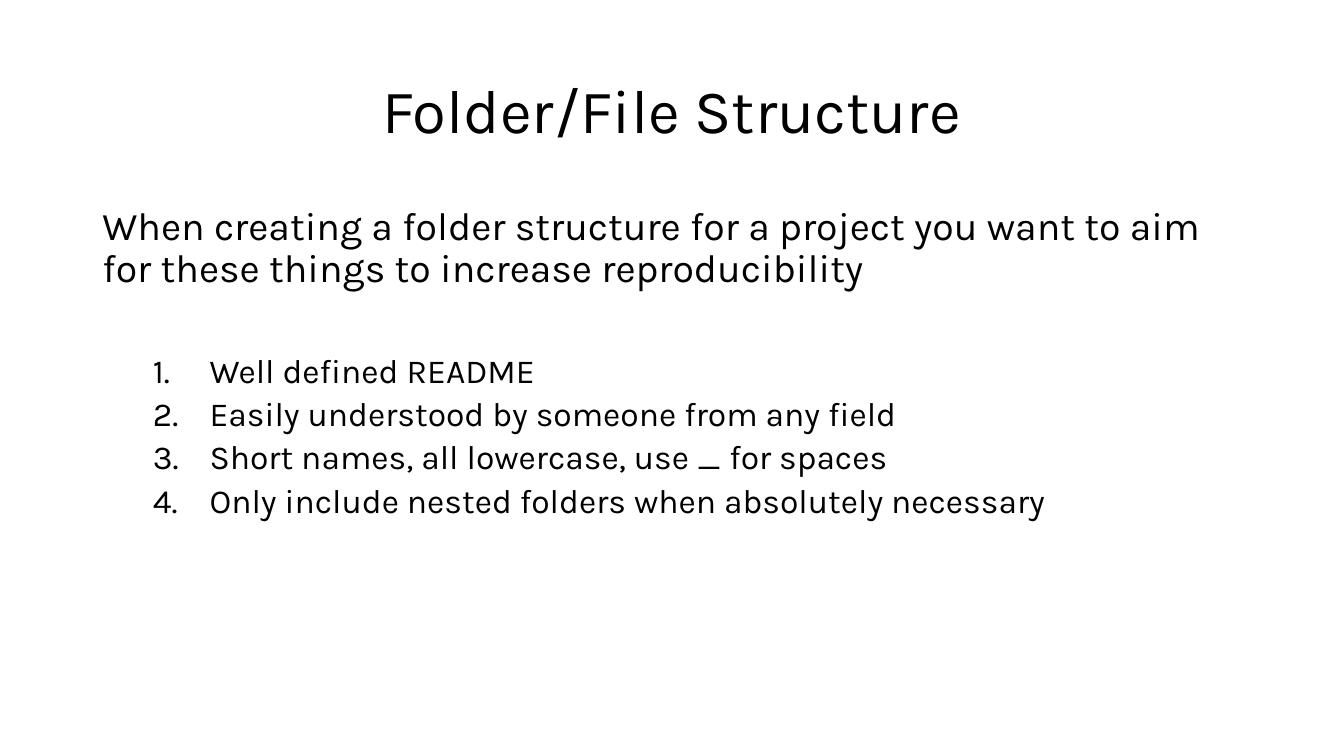
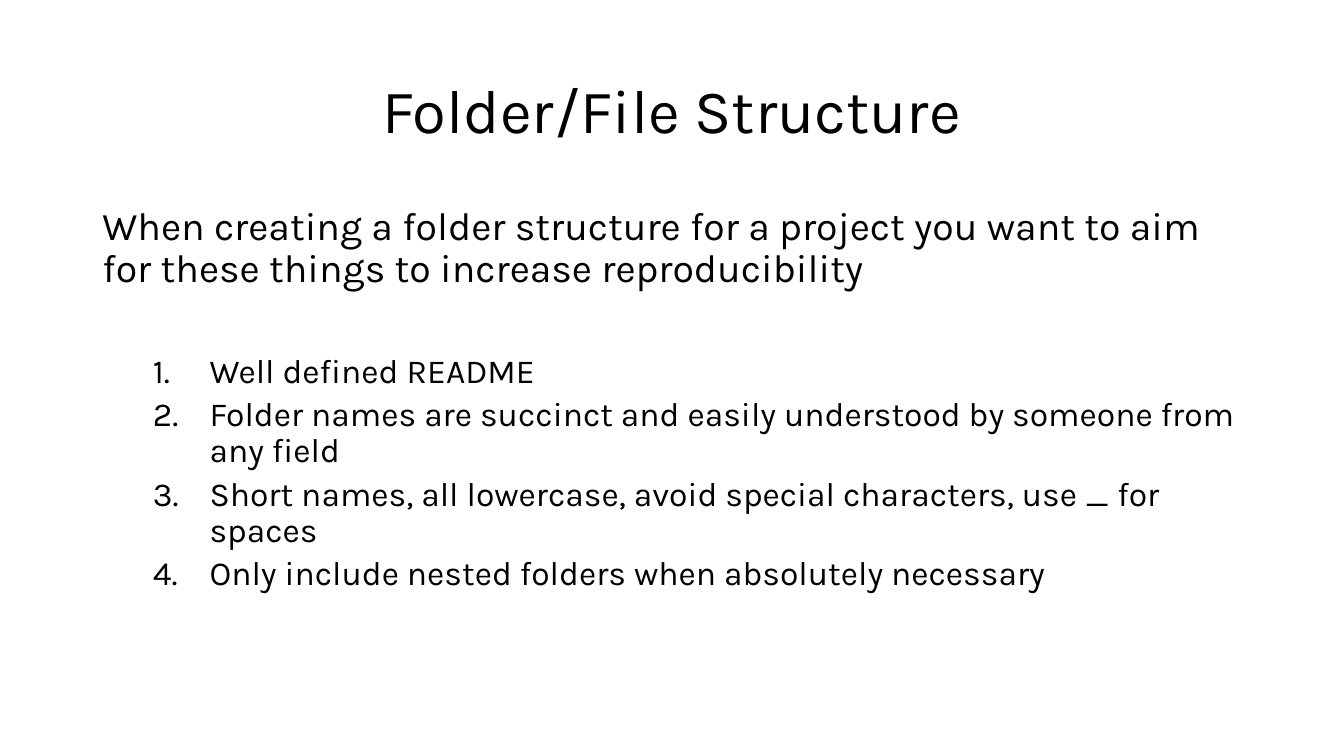
Before and after one commit to marissadyck/reproducible-research-R-ASM, a slide deck: slide 8 of docs/Reproducible research in R.pptx. Drawn at 1344x756 pixels with LibreOffice and Linux fonts; fonts in the diff are those of the drawing. Boxes give left, top, right and bottom in pixels: in the first picture for what was removed or moved away, otherwise in the second. Text is boxed around its words. In the diff, an @@ line names an element or a change of style, - is before the commit and + after.

```diff
--- a/docs/Reproducible research in R.pptx
+++ b/docs/Reproducible research in R.pptx
@@ text at (210, 403, 1234, 550): text changed @@
-  2. Easily understood by someone from any field
-  3. Short names, all lowercase, use _ for spaces
+  2. Folder names are succinct and easily understood by someone from any field
+  3. Short names, all lowercase, avoid special characters, use _ for spaces
```
Also in this commit, not shown: 5 other slides changed, 1 slide added, 7 other files.
